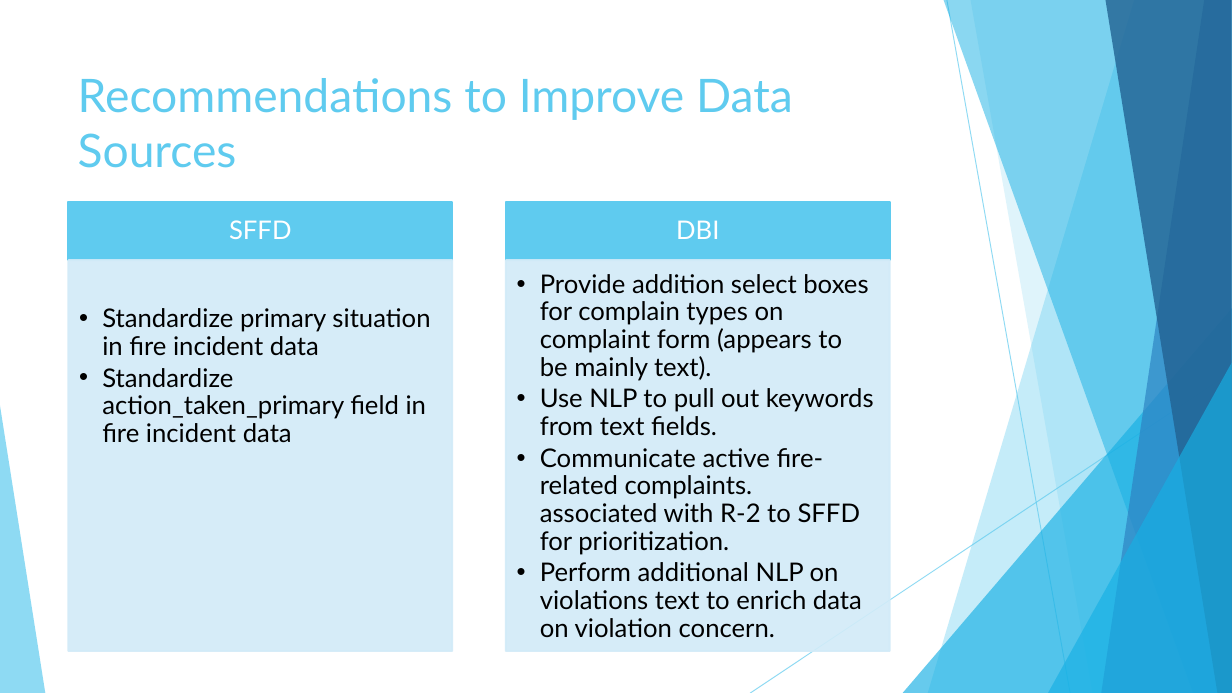
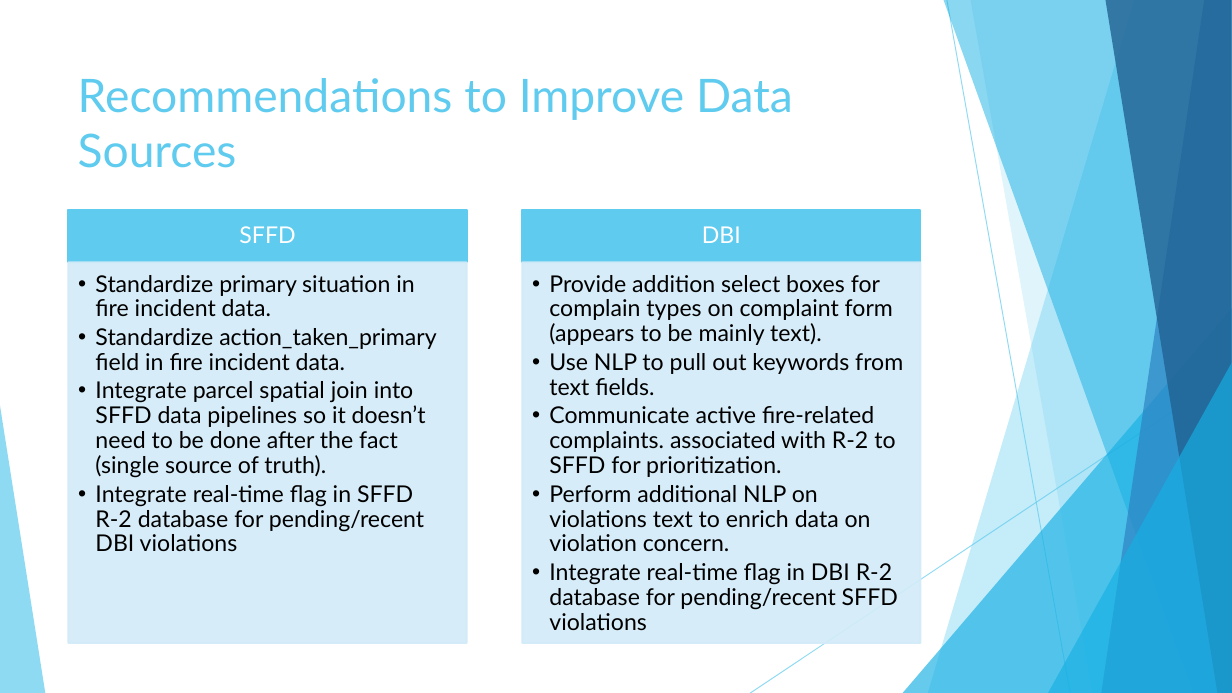
Before and after one commit to justinirving314/sfpd_ds_question, a slide deck: slide 11 of SFPD Interview Presentation.pptx (slide 9 before the commit). Drawn at 1232x693 pixels with LibreOffice and Linux fonts; fonts in the diff are those of the drawing. Boxes give left, top, right and bottom in pixels: in the first picture for what was removed or moved away, otherwise in the second. Text is boxed around its words. In the diff, an @@ line names an element or a change of style, - is before the commit and + after.

```diff
--- a/SFPD Interview Presentation.pptx
+++ b/SFPD Interview Presentation.pptx
@@ text "SFFD" moved from (x1=229, y1=220, x2=292, y2=239) to (x1=239, y1=226, x2=295, y2=243) @@
@@ text "SFFD" at (x1=239, y1=226, x2=295, y2=243): size 20 to 18 pt @@
@@ rectangle resized from (x1=68, y1=202, x2=452, y2=261) to (x1=68, y1=210, x2=467, y2=262) @@
@@ text "DBI" at (x1=702, y1=226, x2=741, y2=243): size 20 to 18 pt @@
@@ text "DBI" moved from (x1=676, y1=220, x2=719, y2=239) to (x1=702, y1=226, x2=741, y2=243) @@
@@ rectangle resized from (x1=506, y1=202, x2=890, y2=261) to (x1=522, y1=210, x2=921, y2=262) @@
@@ rectangle resized from (x1=68, y1=261, x2=452, y2=652) to (x1=68, y1=262, x2=467, y2=643) @@
@@ text "Provide addition select boxes for ..." moved from (x1=540, y1=274, x2=874, y2=638) to (x1=549, y1=275, x2=903, y2=631) @@
@@ rectangle resized from (x1=506, y1=261, x2=890, y2=652) to (x1=522, y1=262, x2=921, y2=643) @@
@@ text at (x1=95, y1=275, x2=436, y2=551): text changed; size 20 to 18 pt @@
-  • Standardize primary situation in fire incident data
-  • Standardize action_taken_primary field in fire incident data
+  • Standardize primary situation in fire incident data.
+  • Standardize action_taken_primary field in fire incident data.
+  • Integrate parcel spatial join into SFFD data pipelines so it doesn’t need to be done after the fact (single source of truth).
+  • Integrate real-time flag in SFFD R-2 database for pending/recent DBI violations
@@ text at (x1=549, y1=275, x2=903, y2=551): size 20 to 18 pt in "Provide addition select boxes for complain types ...", "Use NLP to pull out keywords from ...", "Communicate active fire-related complaints. associated with  ...", "Perform additional NLP on violations text to ..."; indent changed @@
@@ text at (x1=549, y1=563, x2=898, y2=631): paragraph added @@
+  • Integrate real-time flag in DBI R-2 database for pending/recent SFFD violations
```
Also in this commit, not shown: 4 other slides changed, 7 slides added, 4 slides removed, 29 other files.
